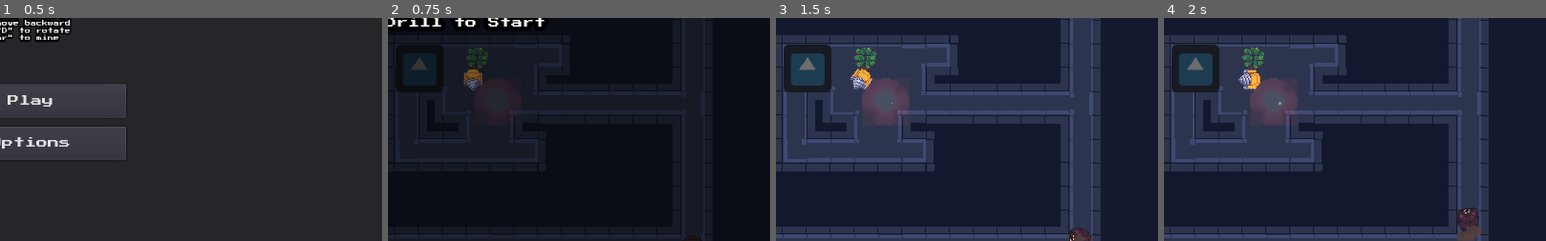
Above: before the commit, frames 1-4 (left to right).
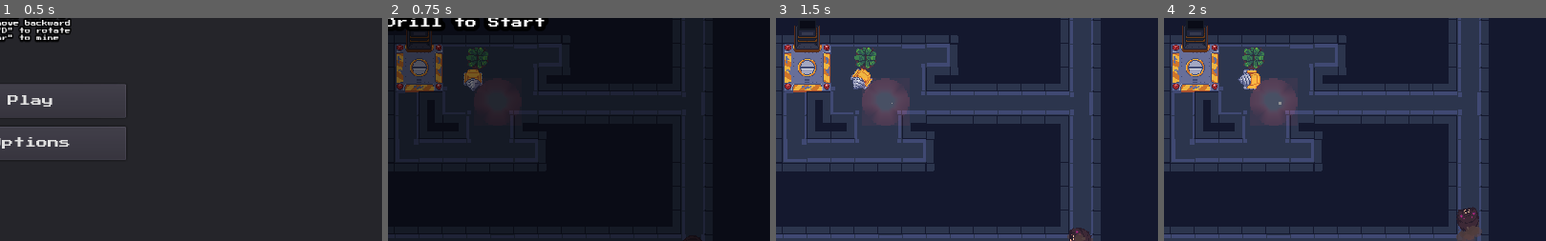
Above: after the commit, the same moments.

Repository: LaTu-Jams/LD54
Game: Godot game, scene res://scenes/Main.tscn
Two runs of this game, one before a commit and one after it. Both use one fixed random seed, a clock stepped at 60 frames per second and the inputs below. The engine's default icon, where the game draws it, is replaced by a stand-in: a white triangle on a blue panel in a dark square.
Inputs:
- Up to frame 1 (0.5 s): no input
- Up to frame 2 (0.75 s): click "Play" at 0.5 s
- Up to frame 3 (1.5 s): tap Enter at 1.25 s; hold D (turn_right) from 1.28 s (still down); hold Space (Mine) from 1.28 s (still down)
- Up to frame 4 (2 s): keep holding D (turn_right); keep holding Space (Mine)
The pictures show only the part of the screen within x 46-96%, y 32-81%; the shares and areas given below are measured in that part.

Frame 1 is identical in both runs. In frame 2, 2.3% of the frame differs, in the area x 2-15%, y 5-34%; in frame 3, 2.9%, in the area x 2-15%, y 3-34%; in frame 4, 2.9%.

Commit message:
Add home depot animations

Diff:
--- /dev/null
+++ b/animations/depot/cool.tres
@@ -0,0 +1,18 @@
+[gd_resource type="Animation" format=2]
+
+[resource]
+resource_name = "cool"
+length = 0.6
+loop = true
+tracks/0/type = "value"
+tracks/0/path = NodePath("Sprite:frame")
+tracks/0/interp = 1
+tracks/0/loop_wrap = true
+tracks/0/imported = false
+tracks/0/enabled = true
+tracks/0/keys = {
+"times": PoolRealArray( 0, 0.1, 0.2, 0.3, 0.4 ),
+"transitions": PoolRealArray( 1, 1, 1, 1, 1 ),
+"update": 1,
+"values": [ 3, 2, 1, 2, 3 ]
+}
--- a/scenes/HomeDepot.tscn
+++ b/scenes/HomeDepot.tscn
@@ -1,22 +1,121 @@
-[gd_scene load_steps=4 format=2]
+[gd_scene load_steps=12 format=2]
 
-[ext_resource path="res://icon.png" type="Texture" id=1]
+[ext_resource path="res://gfx/home_depot.png" type="Texture" id=1]
 [ext_resource path="res://scripts/HomeDepot.gd" type="Script" id=2]
+[ext_resource path="res://gfx/home_depot_cooler.png" type="Texture" id=3]
+[ext_resource path="res://gfx/particle.png" type="Texture" id=4]
+[ext_resource path="res://animations/depot/cool.tres" type="Animation" id=5]
 
 [sub_resource type="RectangleShape2D" id=1]
-extents = Vector2( 21.5, 21.5 )
+extents = Vector2( 13, 13 )
+
+[sub_resource type="Curve" id=2]
+max_value = 100.0
+_data = [ Vector2( 0, 1 ), 0.0, 0.0, 0, 0, Vector2( 0.376238, 0 ), 0.0, 0.0, 0, 0, Vector2( 1, 100 ), 0.0, 0.0, 0, 0 ]
+
+[sub_resource type="Curve" id=3]
+max_value = 3.0
+_data = [ Vector2( 0, 0 ), 0.0, -0.38383, 0, 0, Vector2( 0.40099, 0.323864 ), 0.991636, 0.991636, 0, 0, Vector2( 0.485149, 1.49659 ), 7.8287, 7.8287, 0, 0, Vector2( 0.995049, 1.47273 ), -0.105944, 0.0, 0, 0 ]
+
+[sub_resource type="Gradient" id=4]
+offsets = PoolRealArray( 0, 0.849162, 1 )
+colors = PoolColorArray( 1, 1, 1, 1, 1, 1, 1, 0.932961, 1, 1, 1, 0 )
+
+[sub_resource type="Animation" id=5]
+length = 0.001
+tracks/0/type = "value"
+tracks/0/path = NodePath("Sprite:frame")
+tracks/0/interp = 1
+tracks/0/loop_wrap = true
+tracks/0/imported = false
+tracks/0/enabled = true
+tracks/0/keys = {
+"times": PoolRealArray( 0 ),
+"transitions": PoolRealArray( 1 ),
+"update": 0,
+"values": [ 0 ]
+}
+
+[sub_resource type="Animation" id=6]
+resource_name = "mineral"
+length = 0.6
+loop = true
+tracks/0/type = "value"
+tracks/0/path = NodePath("Sprite:frame")
+tracks/0/interp = 1
+tracks/0/loop_wrap = true
+tracks/0/imported = false
+tracks/0/enabled = true
+tracks/0/keys = {
+"times": PoolRealArray( 0, 0.1, 0.2, 0.3, 0.4 ),
+"transitions": PoolRealArray( 1, 1, 1, 1, 1 ),
+"update": 1,
+"values": [ 6, 5, 4, 5, 6 ]
+}
 
 [node name="HomeDepot" type="Area2D"]
 script = ExtResource( 2 )
 
 [node name="Sprite" type="Sprite" parent="."]
-self_modulate = Color( 0.425781, 0.425781, 0.425781, 1 )
 position = Vector2( 254, 163 )
 texture = ExtResource( 1 )
+hframes = 8
 
 [node name="CollisionShape2D" type="CollisionShape2D" parent="."]
-position = Vector2( 254.5, 162.5 )
+position = Vector2( 254, 162 )
 shape = SubResource( 1 )
+
+[node name="HomeDepotCooler" type="Sprite" parent="."]
+modulate = Color( 0.509804, 0.509804, 0.509804, 1 )
+position = Vector2( 254, 119 )
+z_index = 30
+z_as_relative = false
+texture = ExtResource( 3 )
+
+[node name="CoolerParticle" type="CPUParticles2D" parent="."]
+position = Vector2( 254, 113 )
+z_index = 25
+z_as_relative = false
+emitting = false
+amount = 16
+lifetime = 1.5
+explosiveness = 1.0
+lifetime_randomness = 0.1
+texture = ExtResource( 4 )
+direction = Vector2( 1, 20 )
+spread = 25.0
+gravity = Vector2( 0, -75 )
+initial_velocity = 100.0
+damping = 30.0
+damping_random = 0.5
+damping_curve = SubResource( 2 )
+scale_amount_curve = SubResource( 3 )
+color_ramp = SubResource( 4 )
+
+[node name="CoolerParticle2" type="CPUParticles2D" parent="."]
+position = Vector2( 254, 105 )
+z_index = 25
+z_as_relative = false
+emitting = false
+amount = 16
+lifetime = 1.5
+explosiveness = 1.0
+lifetime_randomness = 0.1
+texture = ExtResource( 4 )
+direction = Vector2( 1, 20 )
+spread = 25.0
+gravity = Vector2( 0, -75 )
+initial_velocity = 90.0
+damping = 30.0
+damping_random = 0.5
+damping_curve = SubResource( 2 )
+scale_amount_curve = SubResource( 3 )
+color_ramp = SubResource( 4 )
+
+[node name="AnimationPlayer" type="AnimationPlayer" parent="."]
+anims/RESET = SubResource( 5 )
+anims/cool = ExtResource( 5 )
+anims/mineral = SubResource( 6 )
 
 [connection signal="body_entered" from="." to="." method="_on_HomeDepot_body_entered"]
 [connection signal="body_exited" from="." to="." method="_on_HomeDepot_body_exited"]
--- a/scripts/HomeDepot.gd
+++ b/scripts/HomeDepot.gd
@@ -4,6 +4,7 @@
 var mineral_amount: int = 0
 
 var _player = null
+var receiving_minerals = false
 
 # Called when the node enters the scene tree for the first time.
 func _ready():
@@ -15,17 +16,41 @@
 	if _player:
 		if _player.current_temperature > 0:
 			_player.current_temperature -= 10.0 * delta
-
-
+			$CoolerParticle.emitting = true
+			$CoolerParticle2.emitting = true
+		elif not receiving_minerals:
+			$CoolerParticle.emitting = false
+			$CoolerParticle2.emitting = false
+			$AnimationPlayer.advance(0)
+			$AnimationPlayer.play("RESET")
+	else:
+		$CoolerParticle.emitting = false
+		$CoolerParticle2.emitting = false
 
 func _on_HomeDepot_body_entered(body):
 	if body.is_in_group("player"):
 		_player = body
-		get_tree().current_scene.level.add_minerals(body._mineral_amount)
-		body._mineral_amount = 0
+		if _player._mineral_amount > 0:
+			var amount = _player._mineral_amount
+			get_tree().current_scene.level.add_minerals(_player._mineral_amount)
+			_player._mineral_amount = 0
+			_receive_minerals(amount)
 
 
 func _on_HomeDepot_body_exited(body):
 	if body.is_in_group("player"):
 		_player = null
 	pass # Replace with function body.
+
+
+
+func _receive_minerals(loops):
+	receiving_minerals = true
+	# 0.6 is the animation track time
+	var run_time = 0.6 * loops
+	$AnimationPlayer.advance(0)
+	$AnimationPlayer.play("mineral")
+	yield(get_tree().create_timer(run_time), "timeout")
+	receiving_minerals = false
+	$AnimationPlayer.advance(0)
+	$AnimationPlayer.play("RESET")
Binary file added: gfx/home_depot.aseprite
Binary file added: gfx/home_depot.png
Not shown, added: gfx/home_depot.png.import
Binary file added: gfx/home_depot_cooler.aseprite
Binary file added: gfx/home_depot_cooler.png
Not shown, added: gfx/home_depot_cooler.png.import
